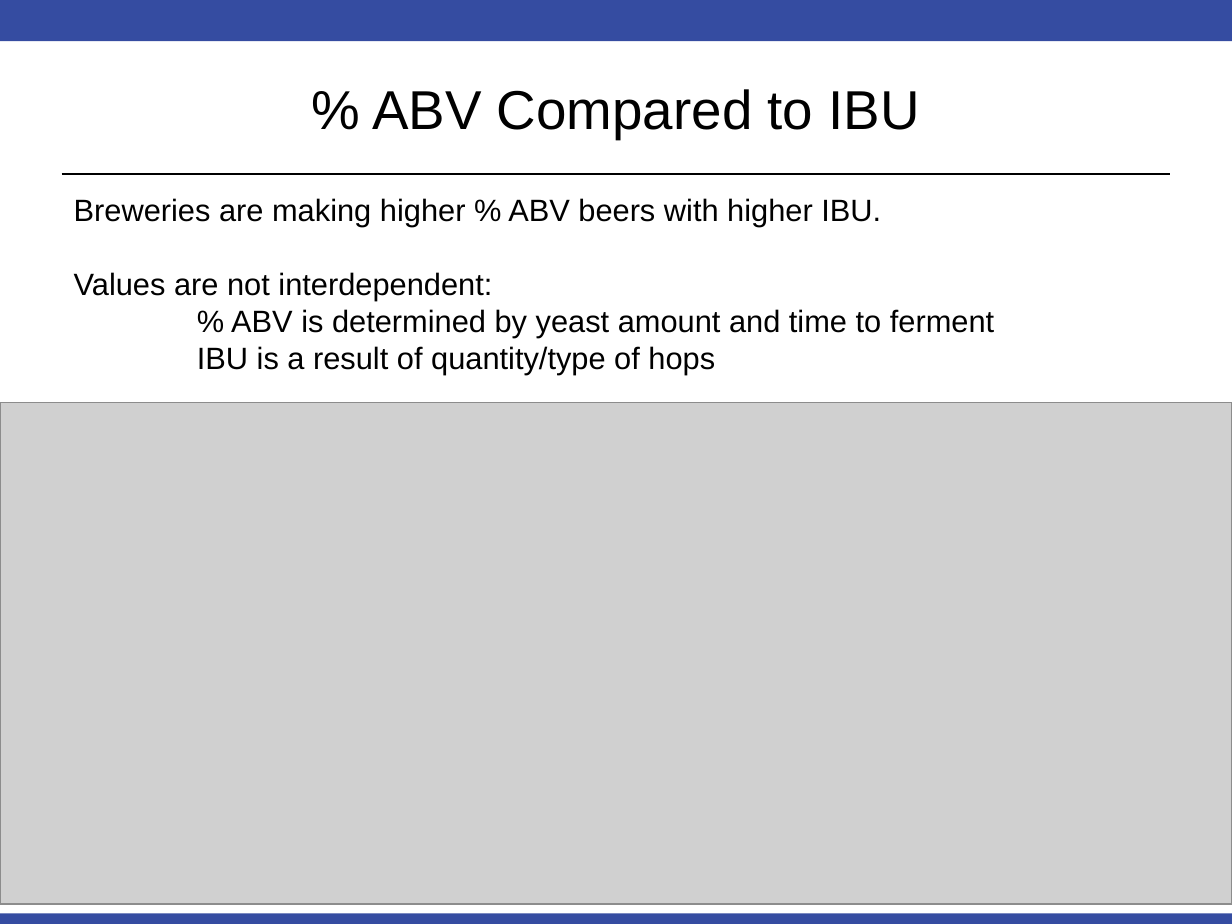
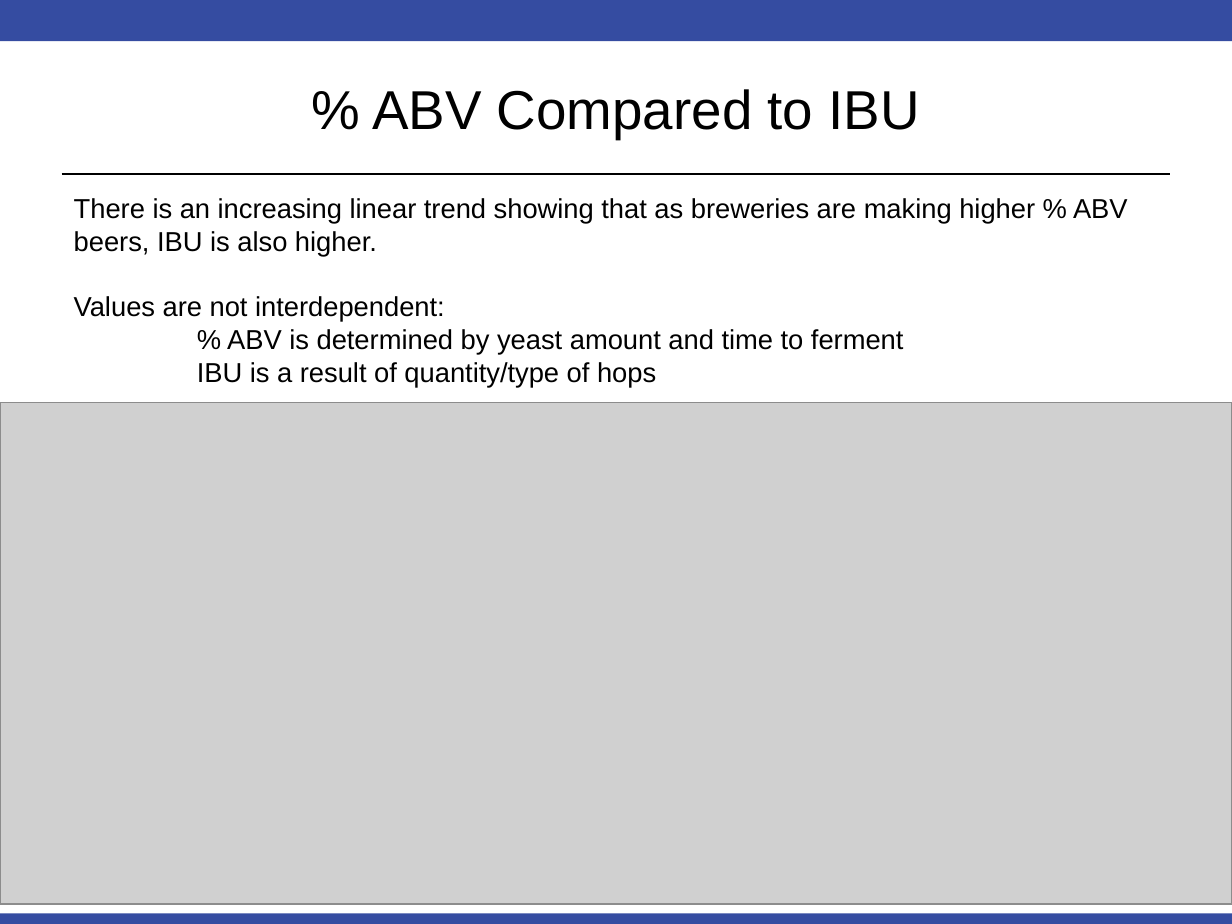
Before and after one commit to msherga/MSDS_6306_Doing-Data-Science, a slide deck: slide 8 of Unit 8 and 9 Case Study 1/EDA Slide Deck.pptx. Drawn at 1232x924 pixels with LibreOffice and Linux fonts; fonts in the diff are those of the drawing; grey boxes stand for pictures. Boxes give left, top, right and bottom in pixels: in the first picture for what was removed or moved away, otherwise in the second. Text is boxed around its words. In the diff, an @@ line names an element or a change of style, - is before the commit and + after.

Commit message:
updated EDA deck
updated EDA deck

```diff
--- a/Unit 8 and 9 Case Study 1/EDA Slide Deck.pptx
+++ b/Unit 8 and 9 Case Study 1/EDA Slide Deck.pptx
@@ text at (74, 198, 1128, 256): text changed; size 18 to 16 pt @@
-Breweries are making higher % ABV beers with higher IBU.
+There is an increasing linear trend showing that as breweries are making higher % ABV beers, IBU is also higher.
@@ text at (74, 296, 904, 388): size 18 to 16 pt in "Values are not interdependent:", "% ABV is determined by yeast amount ...", "IBU is a result of quantity/type of ..." @@
```
